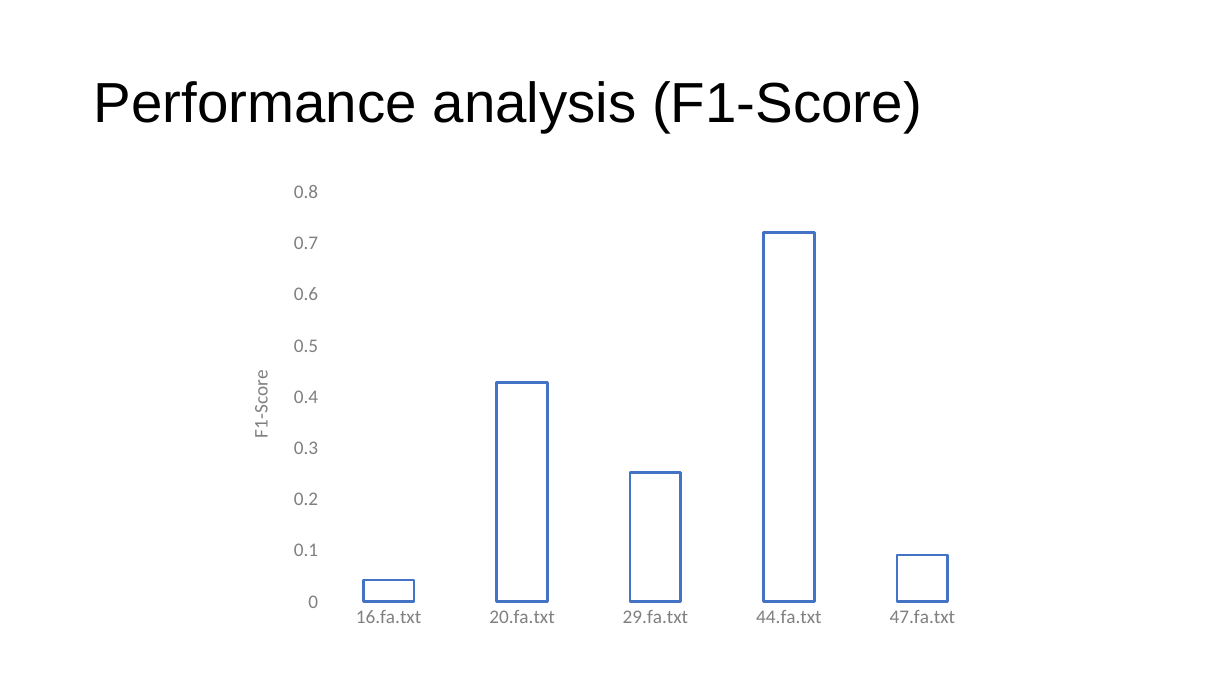
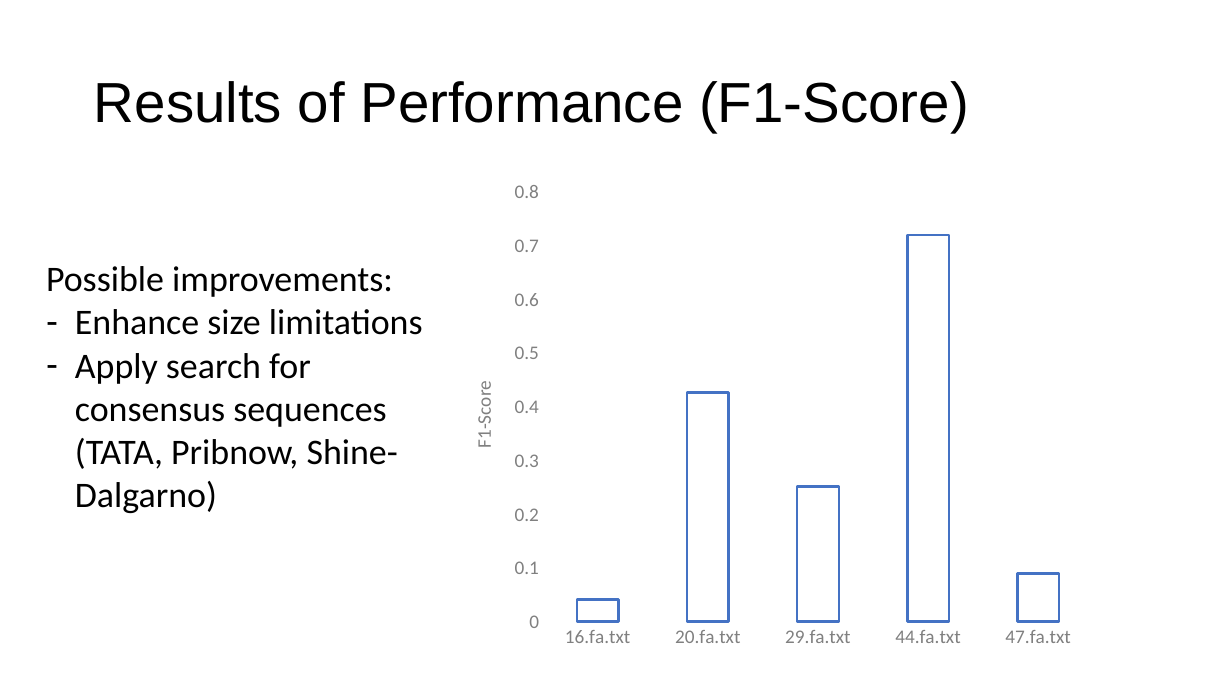
Before and after one commit to maxsenh/comgen, a slide deck: slide 9 of final_project/final_presentation.pptx. Drawn at 1232x693 pixels with LibreOffice and Linux fonts; fonts in the diff are those of the drawing. Boxes give left, top, right and bottom in pixels: in the first picture for what was removed or moved away, otherwise in the second. Text is boxed around its words. In the diff, an @@ line names an element or a change of style, - is before the commit and + after.

```diff
--- a/final_project/final_presentation.pptx
+++ b/final_project/final_presentation.pptx
@@ title at bbox=[94, 81, 969, 132]: text changed @@
-Performance analysis (F1-Score)
+Results of Performance (F1-Score)
@@ column chart: place and size @@
-column chart at bbox=[227, 171, 1006, 638]
+column chart at bbox=[451, 171, 1107, 659]
@@ text added at bbox=[46, 266, 423, 513], 28 pt, text #000000 @@
+Possible improvements:
+– Enhance size limitations
+– Apply search for consensus sequences (TATA, Pribnow, Shine-Dalgarno)
```
Also in this commit, not shown: 4 other slides changed, 8 other files.
